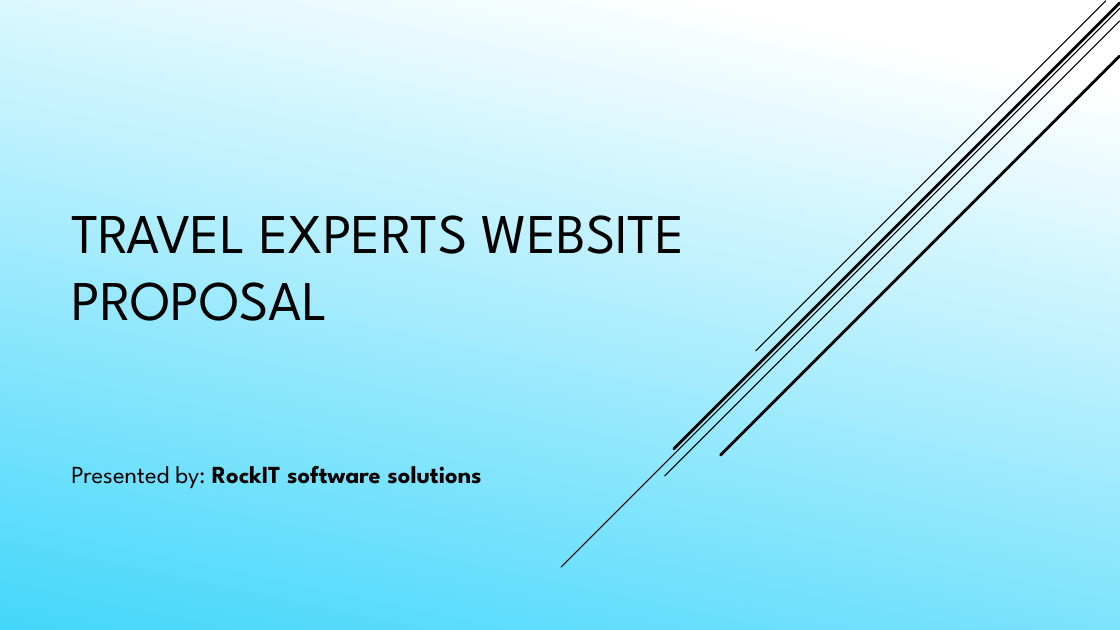
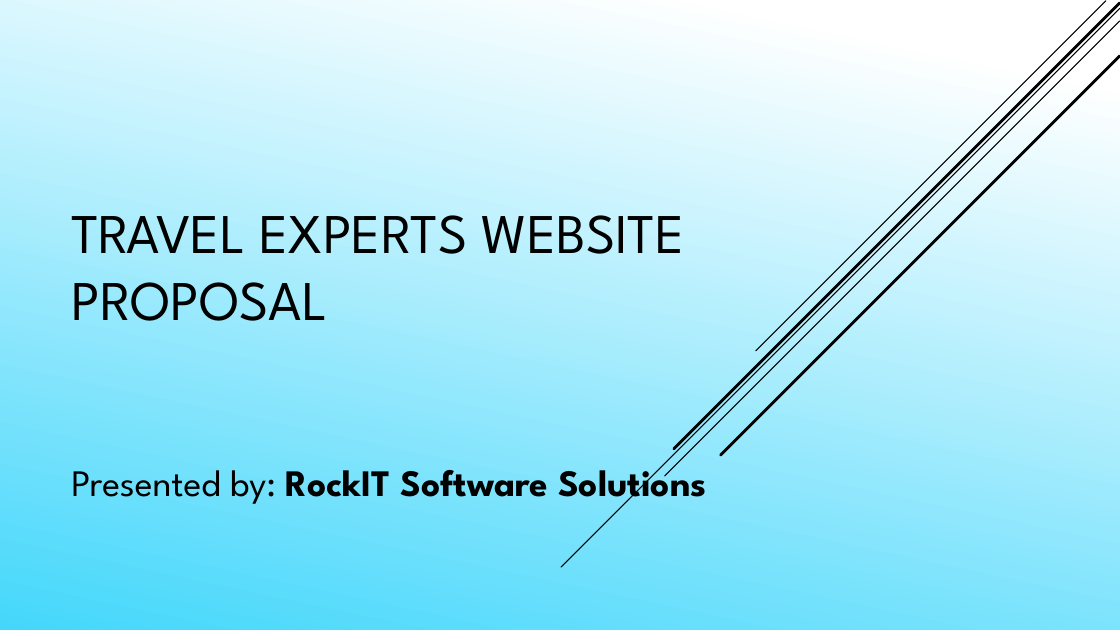
Before and after one commit to Daefikio/OOD2018Team2pro, a slide deck: slide 1 of Presentation Powerpoint.pptx. Drawn at 1120x630 pixels with LibreOffice and Linux fonts; fonts in the diff are those of the drawing. Boxes give left, top, right and bottom in pixels: in the first picture for what was removed or moved away, otherwise in the second. Text is boxed around its words. In the diff, an @@ line names an element or a change of style, - is before the commit and + after.

```diff
--- a/Presentation Powerpoint.pptx
+++ b/Presentation Powerpoint.pptx
@@ subtitle at (71,458,707,508): text changed; size 21 to 32 pt @@
-Presented by: RockIT software solutions
+Presented by: RockIT Software Solutions
```
Also in this commit, not shown: 9 other slides changed, 3 slides added, 2 slides removed, 1 other file.
